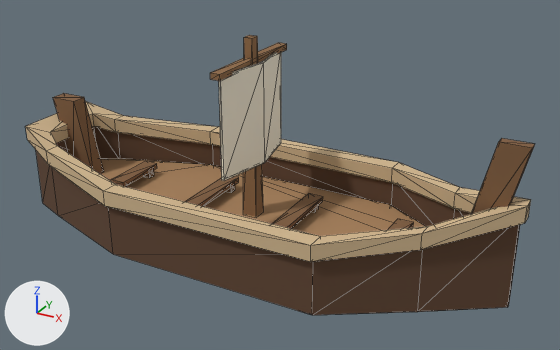
Before and after pictures for a commit that changed the glTF model assets/props/boat.glb.
The view is the same before and after, from a 50 mm lens placed at (3.59, -6.05, 3.8), pointed at (0.26, 0.0, 0.77). Arrows for +X, +Y and +Z are at lower left; the lights stay in place. The older version comes first. Mesh edges are drawn as thin lines. Where no turn or scale is listed for an object, it has been applied to the vertices. Vertices at exactly the same position are counted once.

Objects in the first picture: 'boat_bench_0', 'boat_bench_1', 'boat_bench_2', 'boat_deck', 'boat_hull', 'boat_mast', 'boat_rim', 'boat_sail', 'boat_stem', 'boat_tail', 'boat_yard' and 1 more.
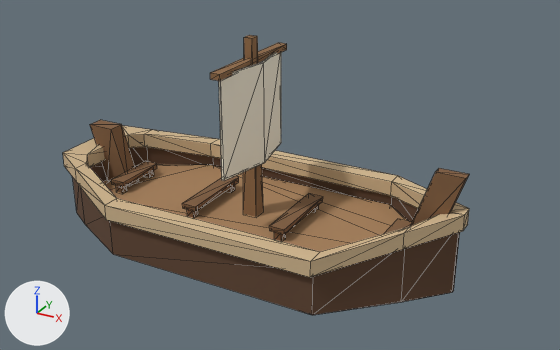
Where the change shows, as pixel boxes (x1, y1, x2, y2) in the pictures (560 x 350 px; the box of a moved part takes in the faces that stretch with it):
'boat_hull', reshaped (20% narrower, 11% shorter): before (36, 127, 520, 315); after (73, 147, 460, 315)
'boat_rim', reshaped (20% narrower): before (26, 102, 531, 262); after (63, 126, 469, 277)
'boat_deck', reshaped: before (99, 158, 425, 236); after (103, 164, 408, 252)
'boat_stem', moved, rescaled: before (471, 138, 535, 214); after (411, 168, 469, 226)
'boat_tail', moved, rescaled (19% shorter): before (53, 93, 104, 173); after (90, 120, 139, 185)
part 3 of me_boat_deck, moved or reshaped: before (213, 165, 425, 230); after (213, 165, 408, 235)
part 4 of me_boat_deck, moved or reshaped: before (99, 159, 381, 236); after (103, 165, 379, 252)
part 5 of me_boat_deck, moved or reshaped: before (102, 158, 206, 165); after (157, 164, 184, 166)

Diff of the bpy script that builds the scene:
```diff
--- a/assets/props/boat.glb.py
+++ b/assets/props/boat.glb.py
@@ me_boat_hull @@
 # used by ob_boat_hull; location = (0.0, 0.0, 0.0)
-me_boat_hull.from_pydata(...)  # 48 vertices, 92 faces; spans x -2.55..2.55, y -0.95..0.95, z 0.0..0.89
+me_boat_hull.from_pydata(...)  # 48 vertices, 92 faces; spans x -2.05..2.05, y -0.95..0.95, z 0.0..0.69
+# me_boat_hull part 1: 40 of 48 vertices moved; they spanned x -2.55..2.55, y -0.95..0.95, z 0.0..0.89 and now span x -2.05..2.05, y -0.95..0.95, z 0.0..0.69; mean shift (0.04, 0.0, -0.09); largest move (-2.55, 0.43, 0.8) -> (-2.05, 0.43, 0.6)
 me_boat_hull.materials.append(mat_boat_hull)
@@ me_boat_rim @@
 # used by ob_boat_rim; location = (0.0, 0.0, 0.0)
-me_boat_rim.from_pydata(...)  # 48 vertices, 96 faces; spans x -2.6..2.6, y -1.0..1.0, z 0.56..1.02
+me_boat_rim.from_pydata(...)  # 48 vertices, 96 faces; spans x -2.1..2.1, y -1.0..1.0, z 0.41..0.82
+# me_boat_rim part 2: 48 of 48 vertices moved; they spanned x -2.6..2.6, y -1.0..1.0, z 0.56..1.02 and now span x -2.1..2.1, y -1.0..1.0, z 0.41..0.82; mean shift (0.04, 0.0, -0.15)
 me_boat_rim.materials.append(mat_boat_rim)
@@ me_boat_deck @@
 # used by ob_boat_deck; location = (0.0, 0.0, 0.0)
-me_boat_deck.from_pydata(...)  # 88 vertices, 140 faces; spans x -2.38..2.38, y -0.82..0.82, z 0.26..0.39
+me_boat_deck.from_pydata(...)  # 88 vertices, 140 faces; spans x -1.88..1.88, y -0.82..0.82, z 0.26..0.39
+# me_boat_deck part 3: all 2 vertices in x 1.88, y 0.37, z 0.26..0.3 are moved by (-0.18, -0.06, 0.0)
+# me_boat_deck part 4: all 2 vertices in x -2.18, y -0.47, z 0.26..0.3 are moved by (0.4, -0.02, 0.0)
+# me_boat_deck part 5: all 2 vertices in x -2.18, y 0.47, z 0.26..0.3 are moved by (0.4, 0.02, 0.0)
+# other edits to the shape of me_boat_deck do not show in these pictures
 me_boat_deck.materials.append(mat_boat_bench)
@@ me_boat_stem @@
 # used by ob_boat_stem; location = (2.3, 0.0, 0.905)
-me_boat_stem.from_pydata(...)  # 8 vertices, 12 faces; spans x -0.275..0.275, y -0.048..0.048, z -0.615..0.615
+me_boat_stem.from_pydata(...)  # 8 vertices, 12 faces; spans x -0.275..0.275, y -0.048..0.048, z -0.43..0.43
+# me_boat_stem part 6: the whole mesh is scaled about its middle by (1, 1, 0.699)
 me_boat_stem.materials.append(mat_boat_bench)
@@ me_boat_tail @@
 # used by ob_boat_tail; location = (-2.31, 0.0, 0.72)
-me_boat_tail.from_pydata(...)  # 8 vertices, 12 faces; spans x -0.24..0.24, y -0.085..0.085, z -0.43..0.43
+me_boat_tail.from_pydata(...)  # 8 vertices, 12 faces; spans x -0.24..0.24, y -0.085..0.085, z -0.315..0.315
+# me_boat_tail part 7: the whole mesh is scaled about its middle by (1, 1, 0.733)
 me_boat_tail.materials.append(mat_boat_bench)
@@ ob_boat_stem @@
 ob_boat_stem = bpy.data.objects.new('boat_stem', me_boat_stem)
-ob_boat_stem.location = (2.3, 0.0, 0.905)
+ob_boat_stem.location = (1.8, 0.0, 0.72)
@@ ob_boat_tail @@
 ob_boat_tail = bpy.data.objects.new('boat_tail', me_boat_tail)
-ob_boat_tail.location = (-2.31, 0.0, 0.72)
+ob_boat_tail.location = (-1.81, 0.0, 0.605)
```
